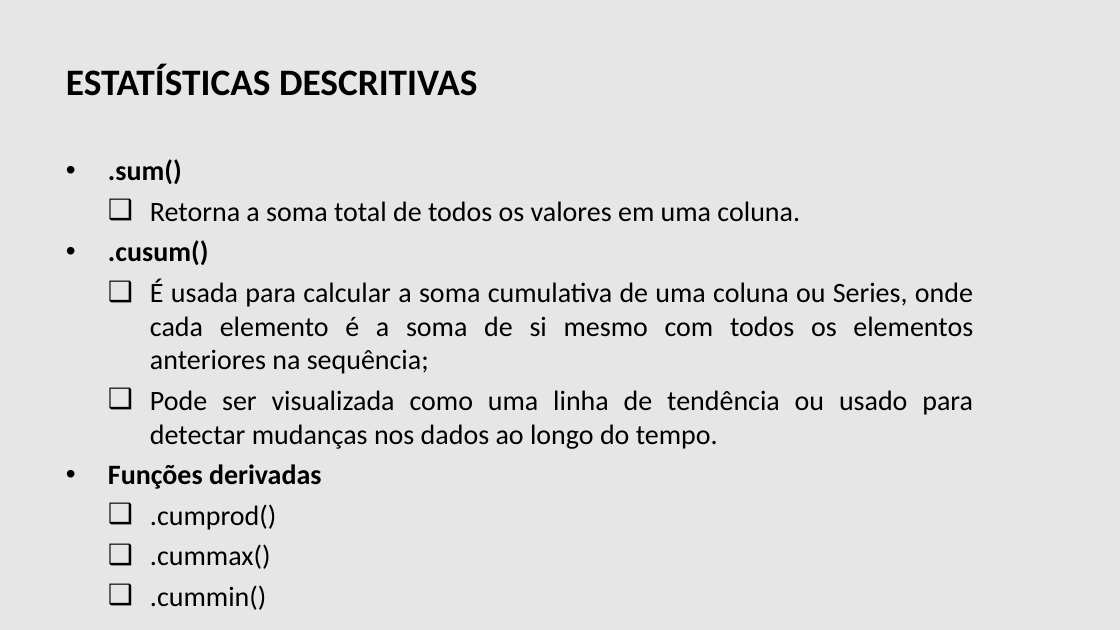
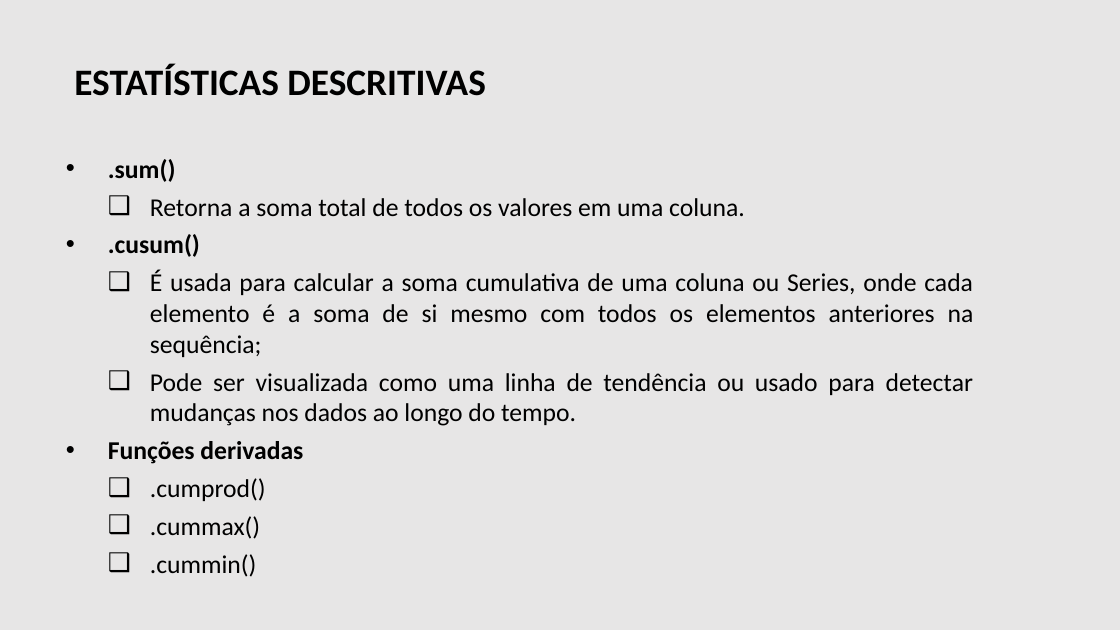
Before and after one commit to danielscarvalho/FIAP-Python-Data-Science-Statistics, a slide deck: slide 38 of T2 - Análise Exploratória e Estatística Descritiva.pptx. Drawn at 1120x630 pixels with LibreOffice and Linux fonts; fonts in the diff are those of the drawing; background and template pictures are left out. Boxes give left, top, right and bottom in pixels: in the first picture for what was removed or moved away, otherwise in the second. Text is boxed around its words. In the diff, an @@ line names an element or a change of style, - is before the commit and + after.

```diff
--- a/T2 - Análise Exploratória e Estatística Descritiva.pptx
+++ b/T2 - Análise Exploratória e Estatística Descritiva.pptx
@@ text "ESTATÍSTICAS DESCRITIVAS": place and size @@
-text "ESTATÍSTICAS DESCRITIVAS" at (66,64,478,96)
+text "ESTATÍSTICAS DESCRITIVAS" at (74,64,486,96)
@@ text ".sum()" at (108,159,974,577): size 24 to 22 pt @@
```
Also in this commit, not shown: 46 other slides changed, 1 other file.
